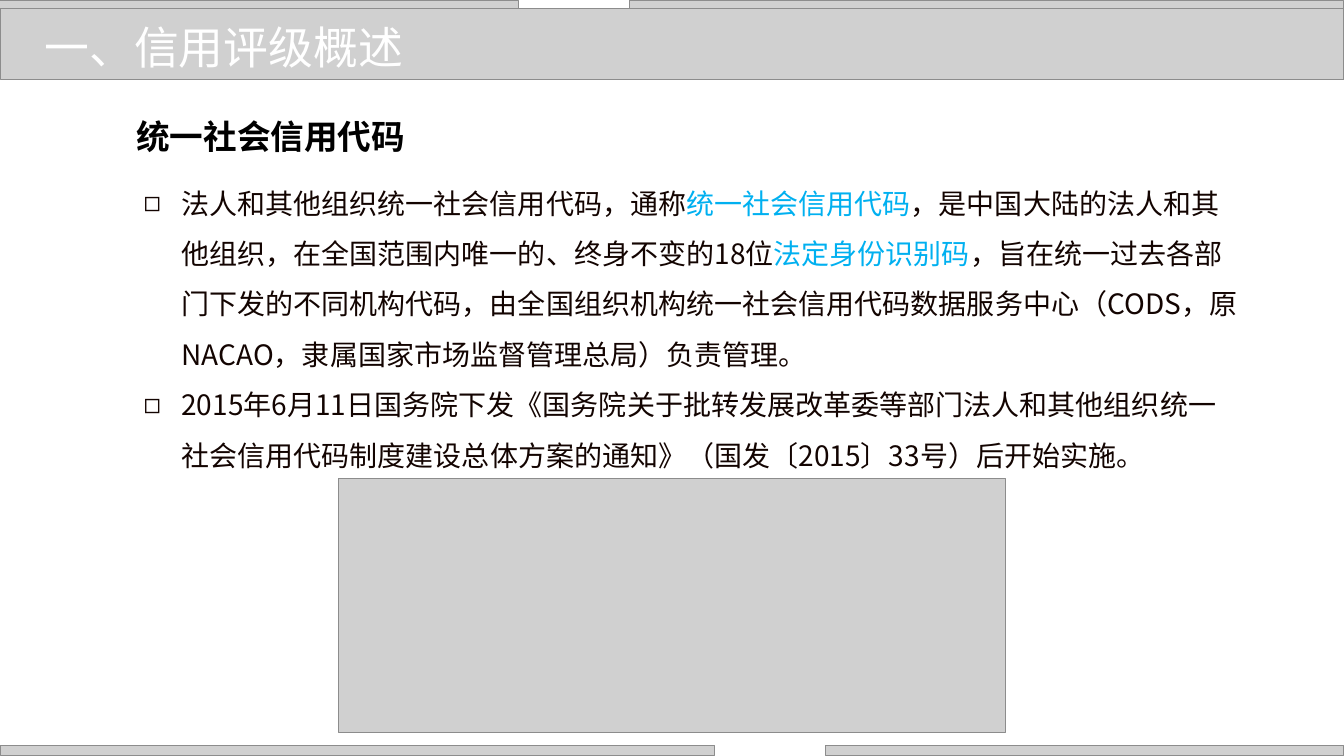
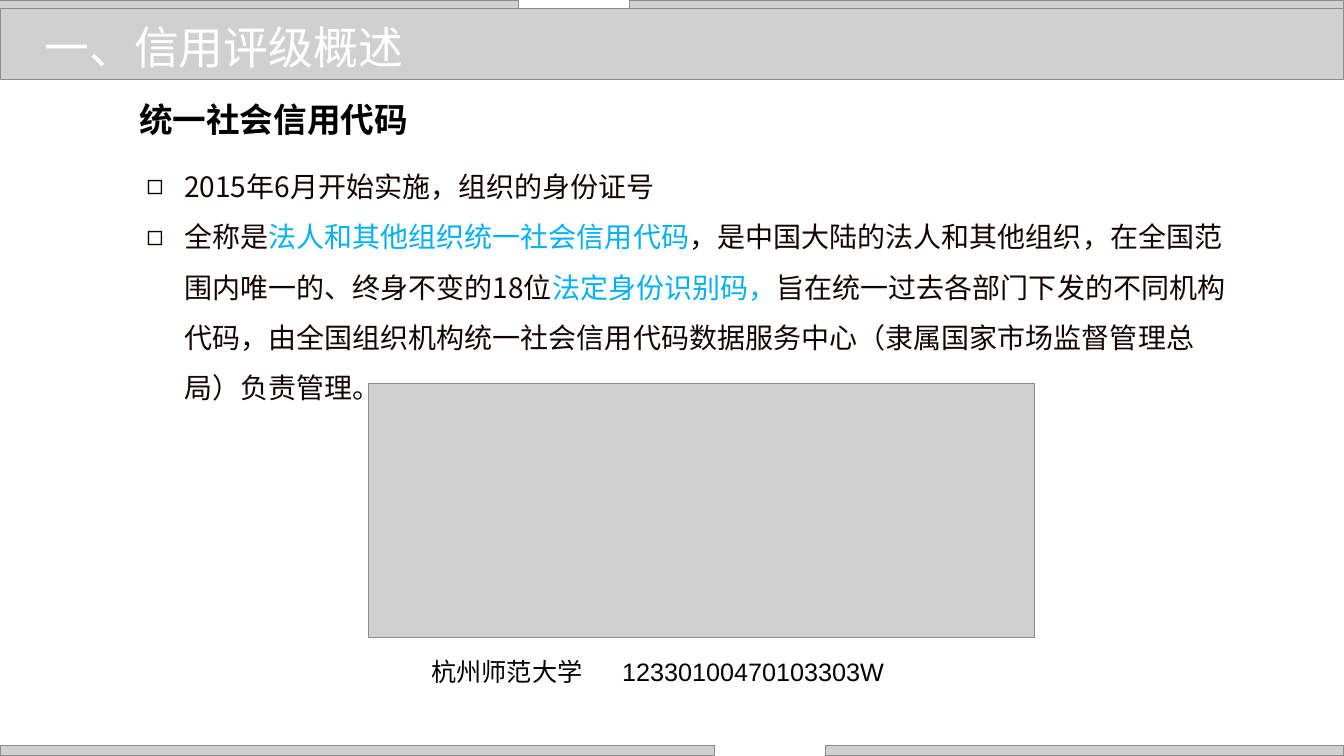
Before and after one commit to zhangjianzhang/internet_credit, a slide deck: slide 9 of files/slides/lecture_4.pptx. Drawn at 1344x756 pixels with LibreOffice and Linux fonts; fonts in the diff are those of the drawing; grey boxes stand for pictures; background and template pictures are left out. Boxes give left, top, right and bottom in pixels: in the first picture for what was removed or moved away, otherwise in the second. Text is boxed around its words. In the diff, an @@ line names an element or a change of style, - is before the commit and + after.

```diff
--- a/files/slides/lecture_4.pptx
+++ b/files/slides/lecture_4.pptx
@@ text "统一社会信用代码": place and size @@
-text "统一社会信用代码" at bbox=[136, 120, 405, 152]
+text "统一社会信用代码" at bbox=[139, 103, 408, 135]
@@ text at bbox=[184, 173, 1225, 406]: text changed @@
-◻ 法人和其他组织统一社会信用代码，通称统一社会信用代码，是中国大陆的法人和其他组织，在全国范围内唯一的、终身不变的18位法定身份识别码，旨在统一过去各部门下发的不同机构代码，由全国组织机构统一社会信用代码数据服务中心（CODS，原NACAO，隶属国家市场监督管理总局）负责管理。
-◻ 2015年6月11日国务院下发《国务院关于批转发展改革委等部门法人和其他组织统一社会信用代码制度建设总体方案的通知》（国发〔2015〕33号）后开始实施。
+◻ 2015年6月开始实施，组织的身份证号
+◻ 全称是法人和其他组织统一社会信用代码，是中国大陆的法人和其他组织，在全国范围内唯一的、终身不变的18位法定身份识别码，旨在统一过去各部门下发的不同机构代码，由全国组织机构统一社会信用代码数据服务中心（隶属国家市场监督管理总局）负责管理。
@@ picture: place and size @@
-picture at bbox=[339, 478, 1005, 732]
+picture at bbox=[368, 383, 1034, 637]
@@ text added at bbox=[431, 659, 884, 683], 18 pt, text #000000 @@
+杭州师范大学 12330100470103303W
```
Also in this commit, not shown: 20 other slides changed, 5 other files.
